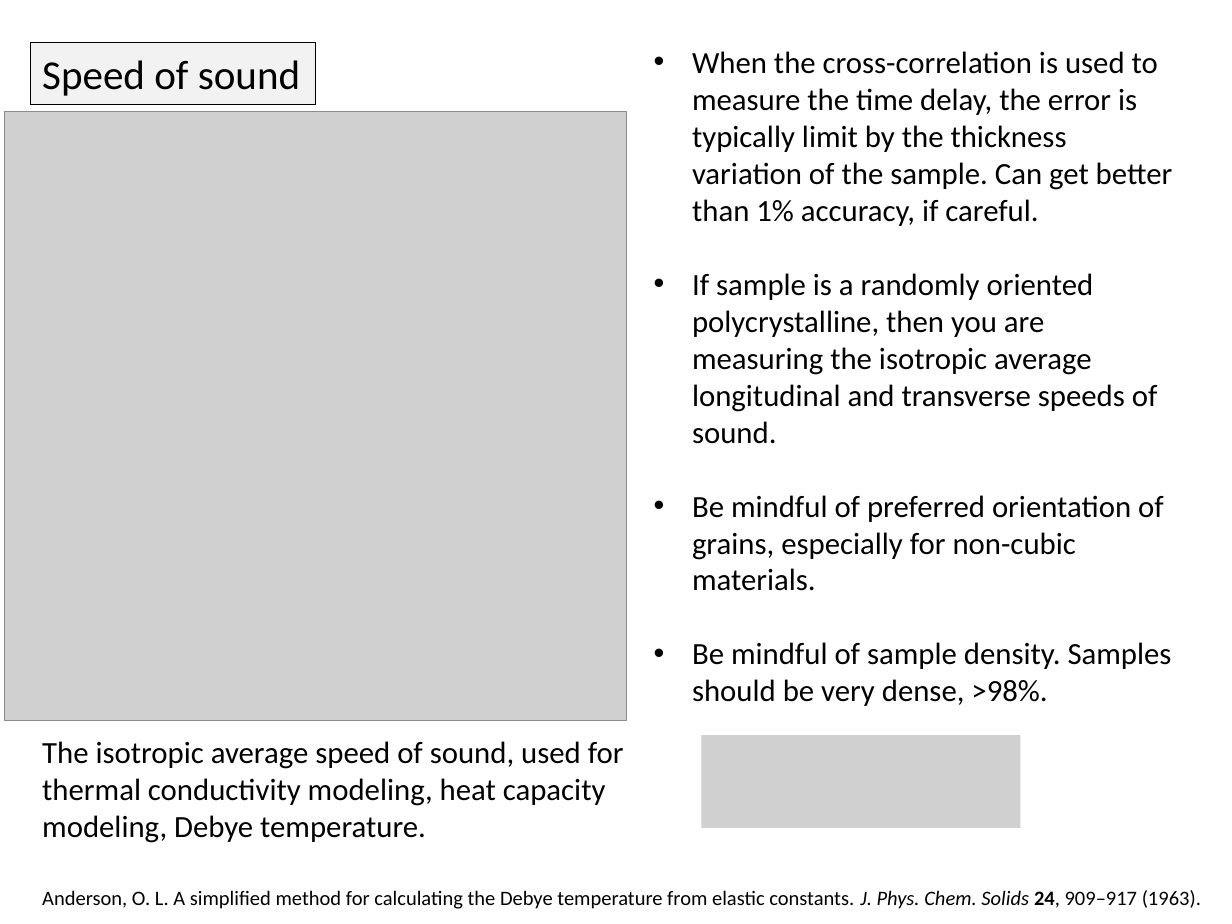
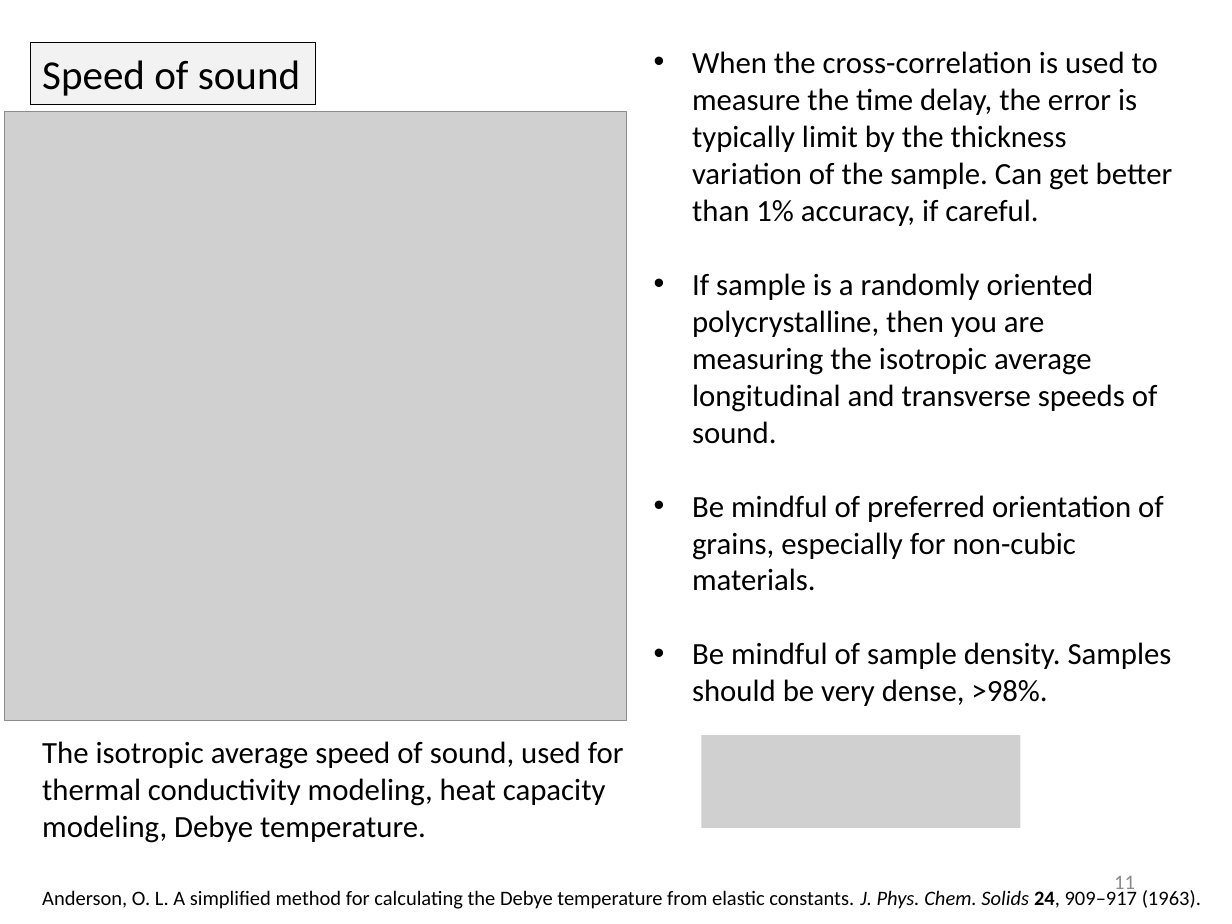
Before and after one commit to rileyhanus/rileyhanus.github.io, a slide deck: slide 11 of teaching_docs/nano-scale-thermal-transport/lecture-3.pptx. Drawn at 1232x924 pixels with LibreOffice and Linux fonts; fonts in the diff are those of the drawing; grey boxes stand for pictures. Boxes give left, top, right and bottom in pixels: in the first picture for what was removed or moved away, otherwise in the second. Text is boxed around its words. In the diff, an @@ line names an element or a change of style, - is before the commit and + after.

```diff
--- a/teaching_docs/nano-scale-thermal-transport/lecture-3.pptx
+++ b/teaching_docs/nano-scale-thermal-transport/lecture-3.pptx
@@ page number added at bbox=[1114, 876, 1135, 895], 12 pt, text #8C8C8C @@
+11
```
Also in this commit, not shown: 12 other slides changed, 1 slide added, 1 slide removed, 8 other files.
